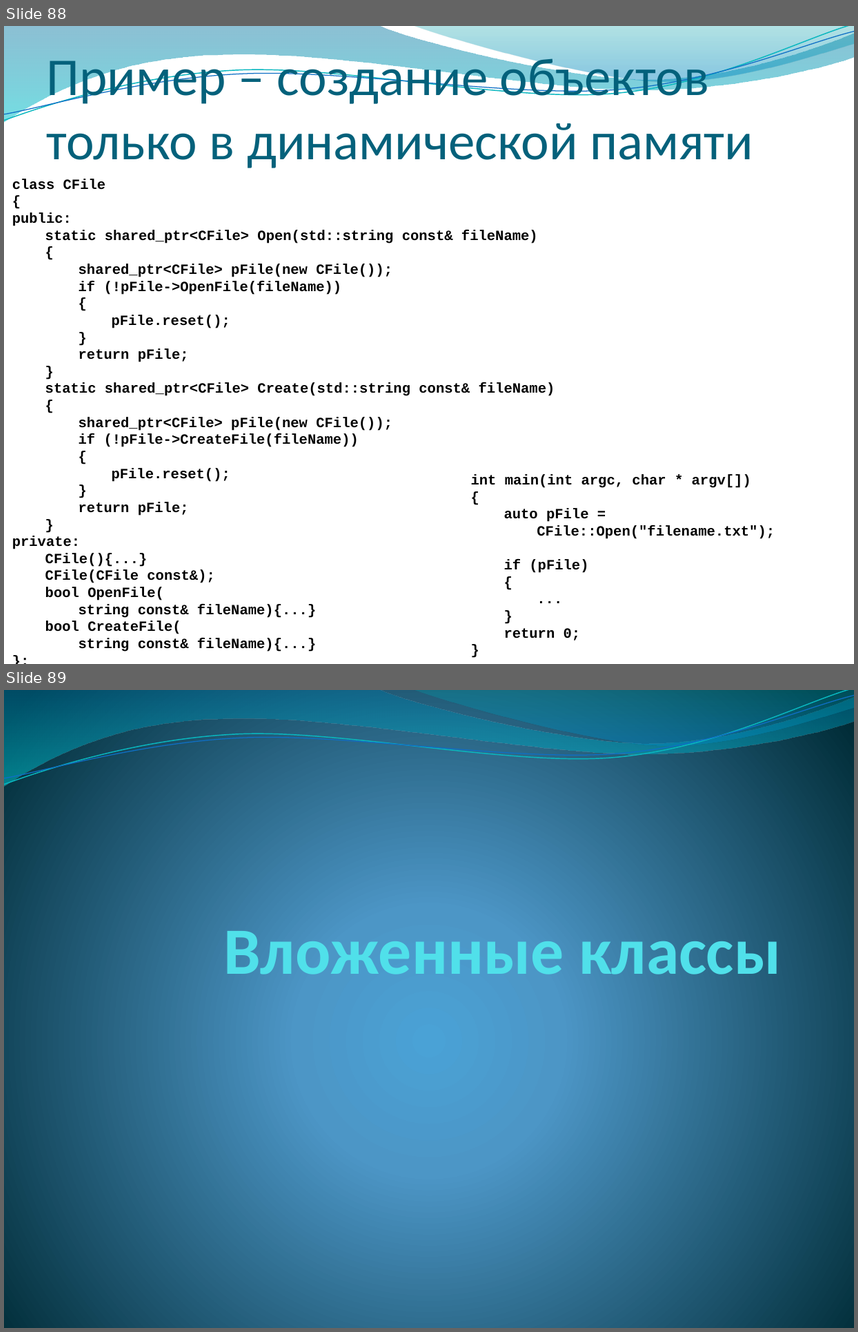
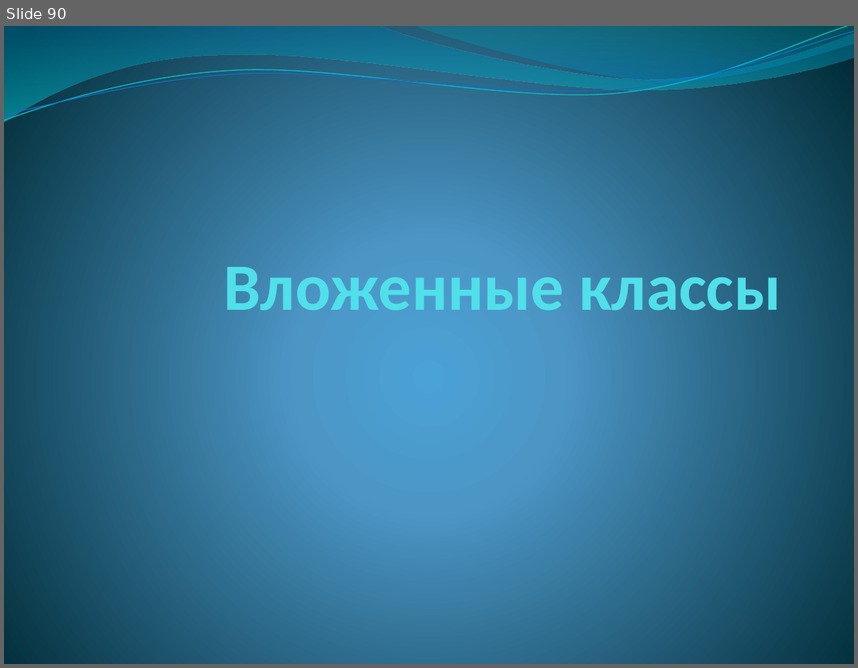
Before and after one commit to alexey-malov/oop, a slide deck: lectures/02/Основы ООП.pptx. Shown one above the other, each under a label of ours: slides 88 and 89 before the commit, slide 90 after it. The pictures are 858x1332 and 858x668 pixels, drawn with LibreOffice and Linux fonts; fonts in the diff are those of the drawing; background and template pictures are left out. Boxes give left, top, right and bottom in pixels: in the first picture for what was removed or moved away, otherwise in the second. Text is boxed around its words. In the diff, an @@ line names an element or a change of style, - is before the commit and + after.

Commit message:
Доработана лекция, добавлены примеры по основам классов

```diff
--- a/lectures/02/Основы ООП.pptx
+++ b/lectures/02/Основы ООП.pptx
@@ slide 88 removed at <box>4,26,854,664</box>, background picture (left out); not listed: 4 template elements that a slide beside it also shows @@
@@ title removed at <box>47,51,753,168</box> @@
-Пример – создание объектов только в динамической памяти
@@ text removed at <box>12,178,555,651</box> @@
-class CFile
-{
-public:
-static shared_ptr<CFile> Open(std::string const& fileName)
-{
-shared_ptr<CFile> pFile(new CFile());
-if (!pFile->OpenFile(fileName))
-{
-pFile.reset();
-}
-return pFile;
-}
-static shared_ptr<CFile> Create(std::string const& fileName)
-{
-shared_ptr<CFile> pFile(new CFile());
-if (!pFile->CreateFile(fileName))
-{
-pFile.reset();
-}
-return pFile;
-}
-private:
-CFile(){...}
-CFile(CFile const&);
-bool OpenFile(
-string const& fileName){...}
-bool CreateFile(
-string const& fileName){...}
-};
@@ text removed at <box>471,474,775,640</box> @@
-int main(int argc, char * argv[])
-{
-auto pFile =
-CFile::Open("filename.txt");
-if (pFile)
-{
-...
-}
-return 0;
-}
@@ what was slide 89 is now slide 90 @@
```
Also in this commit, not shown: 5 slides changed, 3 slides added, 1 other slide removed, 10 other files.
